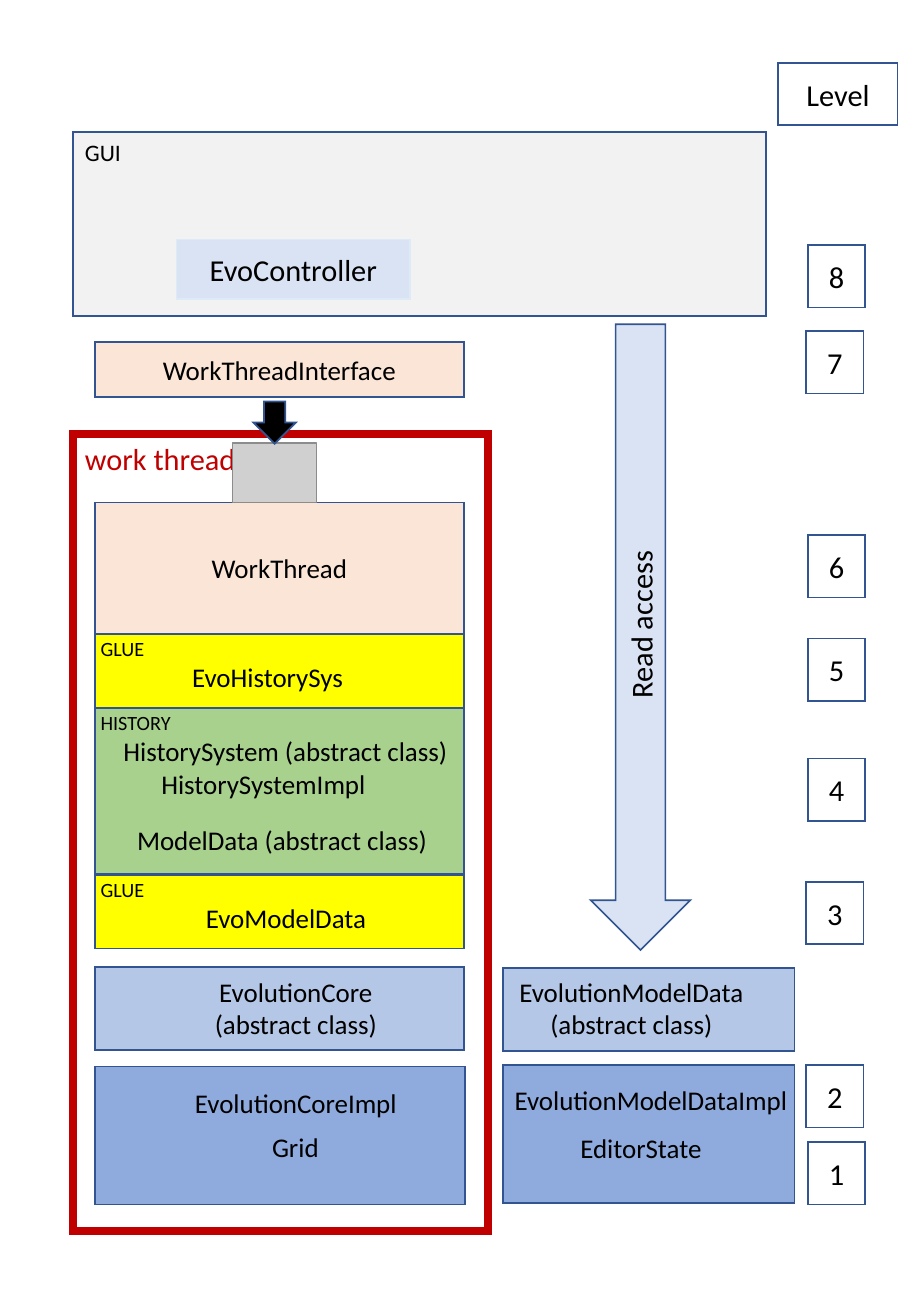
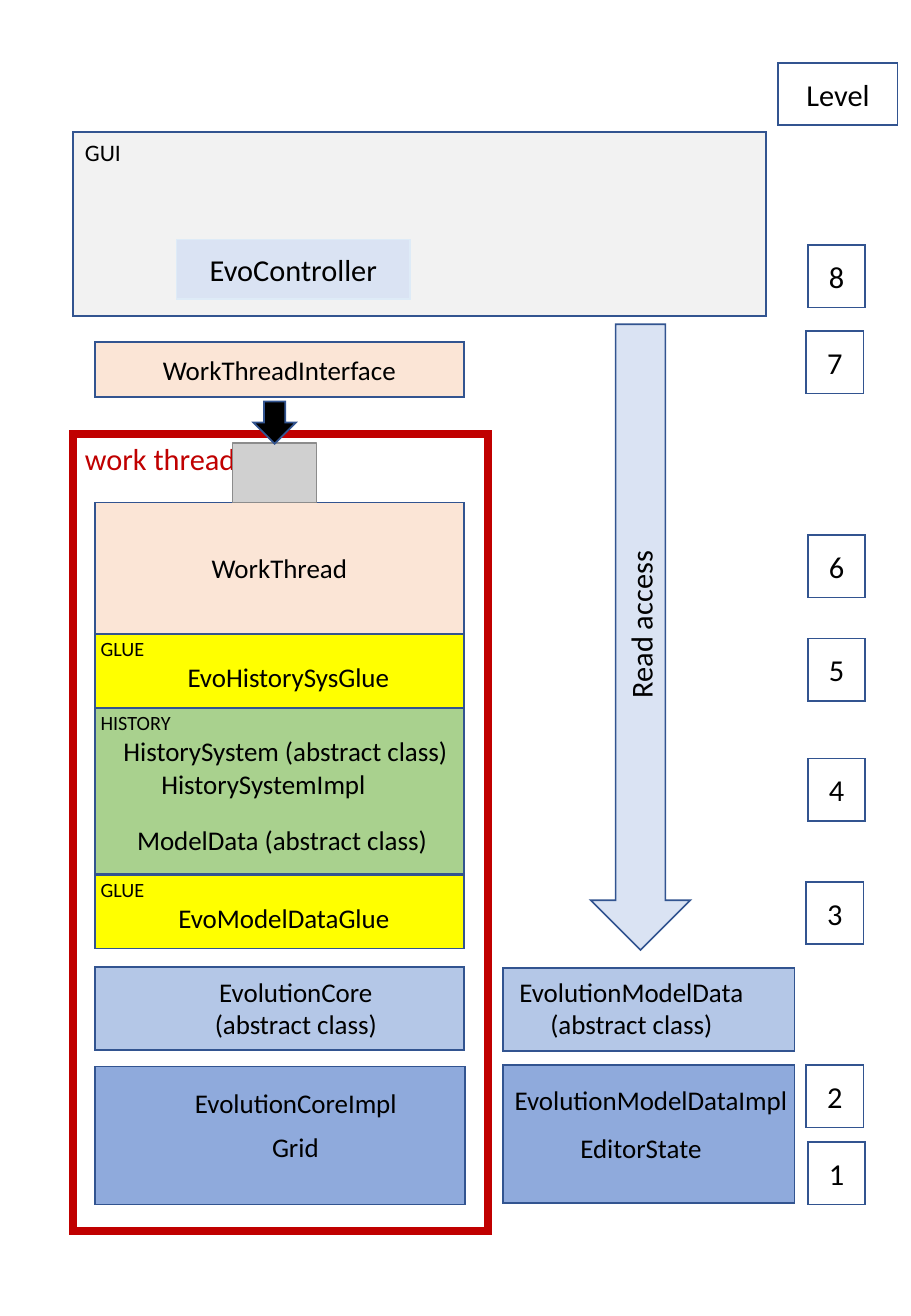
Before and after one commit to pk1954/solutions, a slide deck: slide 1 of Evolution_Architecture.pptx. Drawn at 911x1316 pixels with LibreOffice and Linux fonts; fonts in the diff are those of the drawing; grey boxes stand for pictures. Boxes give left, top, right and bottom in pixels: in the first picture for what was removed or moved away, otherwise in the second. Text is boxed around its words. In the diff, an @@ line names an element or a change of style, - is before the commit and + after.

Commit message:
work on 24 bit data, refactoring. Running stable.

```diff
--- a/Evolution_Architecture.pptx
+++ b/Evolution_Architecture.pptx
@@ text in rectangle at (188, 668, 389, 692): text changed @@
-EvoHistorySys
+EvoHistorySysGlue
@@ text in rectangle at (178, 909, 389, 929): text changed @@
-EvoModelData
+EvoModelDataGlue
```
Also in this commit, not shown: 25 other files.
